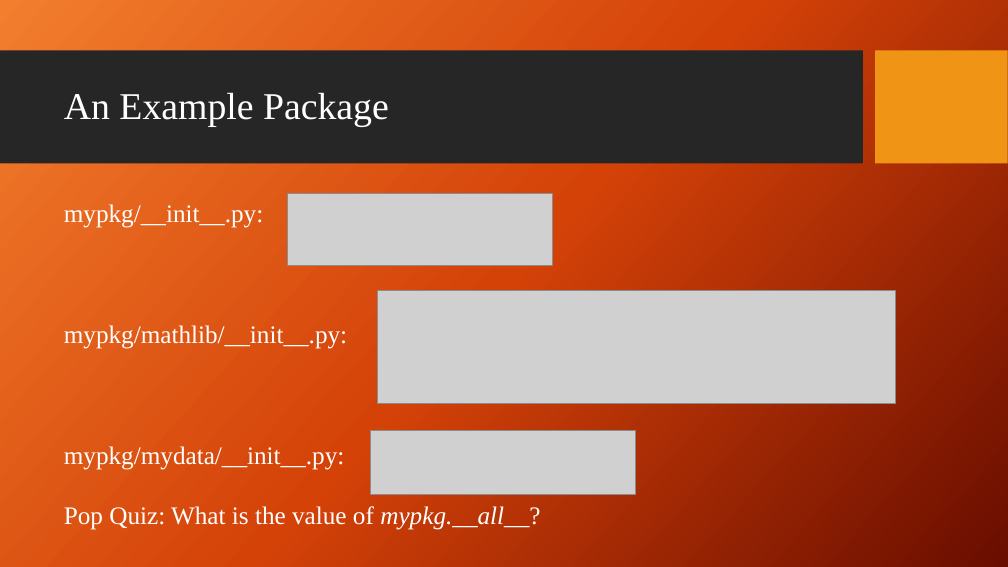
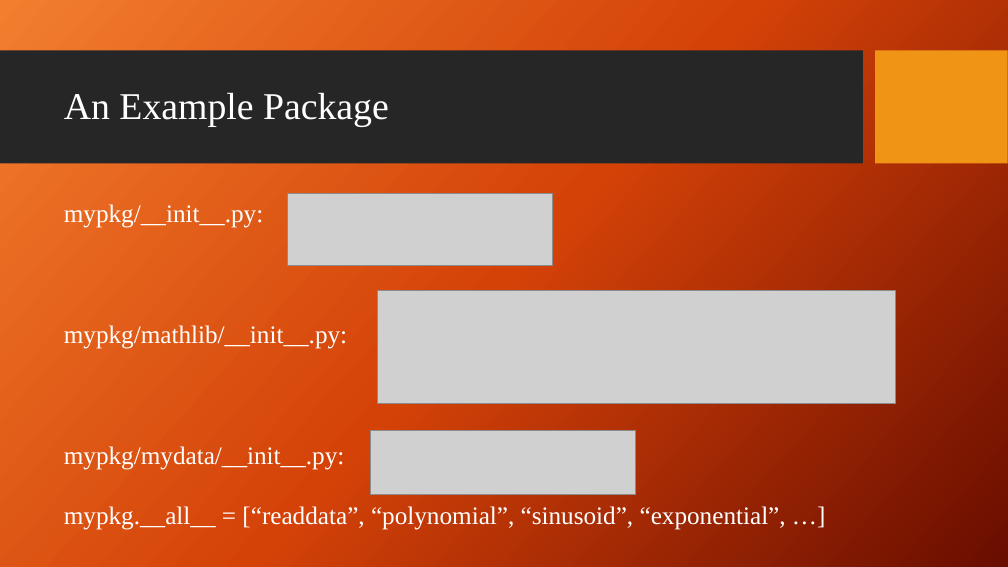
Before and after one commit to giganano/PythonBootcamp, a slide deck: slide 11 of slides/imports.pptx. Drawn at 1008x567 pixels with LibreOffice and Linux fonts; fonts in the diff are those of the drawing; grey boxes stand for pictures; background and template pictures are left out. Boxes give left, top, right and bottom in pixels: in the first picture for what was removed or moved away, otherwise in the second. Text is boxed around its words. In the diff, an @@ line names an element or a change of style, - is before the commit and + after.

Commit message:
slides: minor session 3 revisions, additional examples for session 4

```diff
--- a/slides/imports.pptx
+++ b/slides/imports.pptx
@@ text at box(64, 506, 786, 530): text changed @@
-Pop Quiz: What is the value of mypkg.__all__?
+mypkg.__all__ = [“readdata”, “polynomial”, “sinusoid”, “exponential”, …]
```
Also in this commit, not shown: 4 other slides changed, 3 other files.
